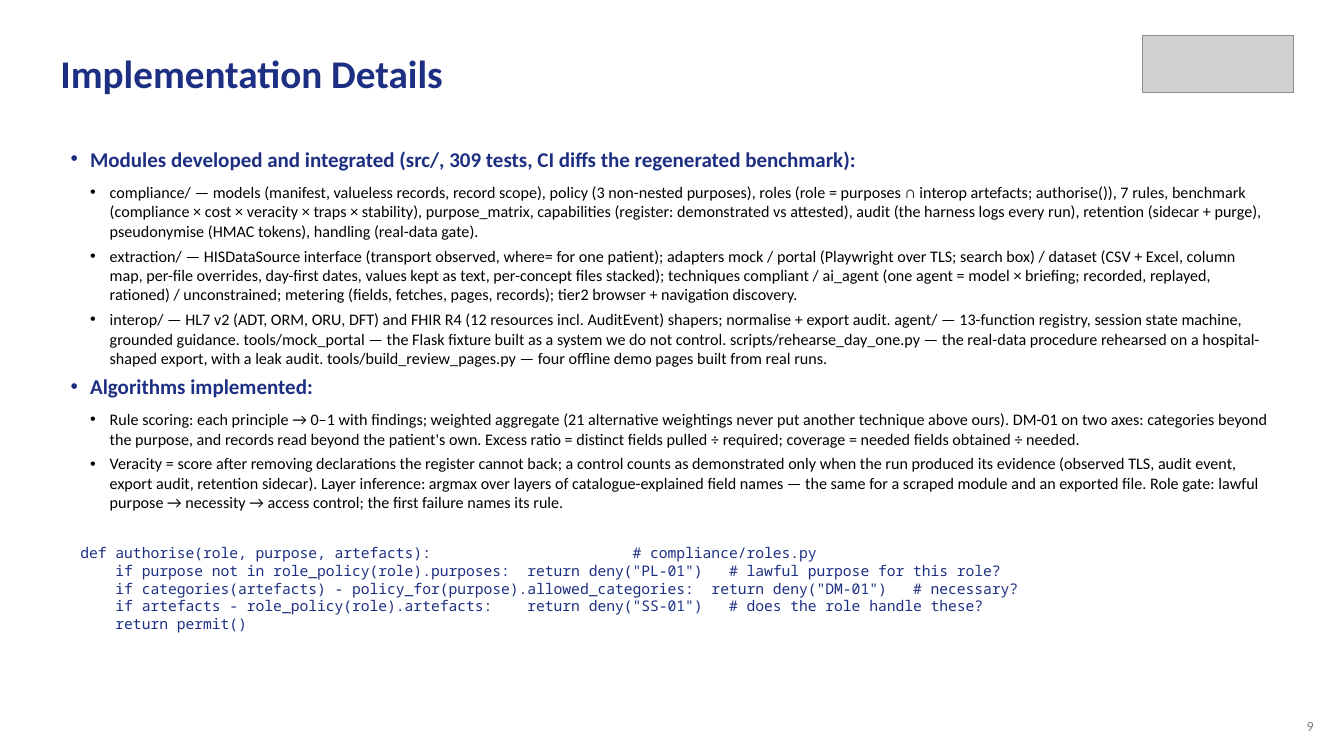
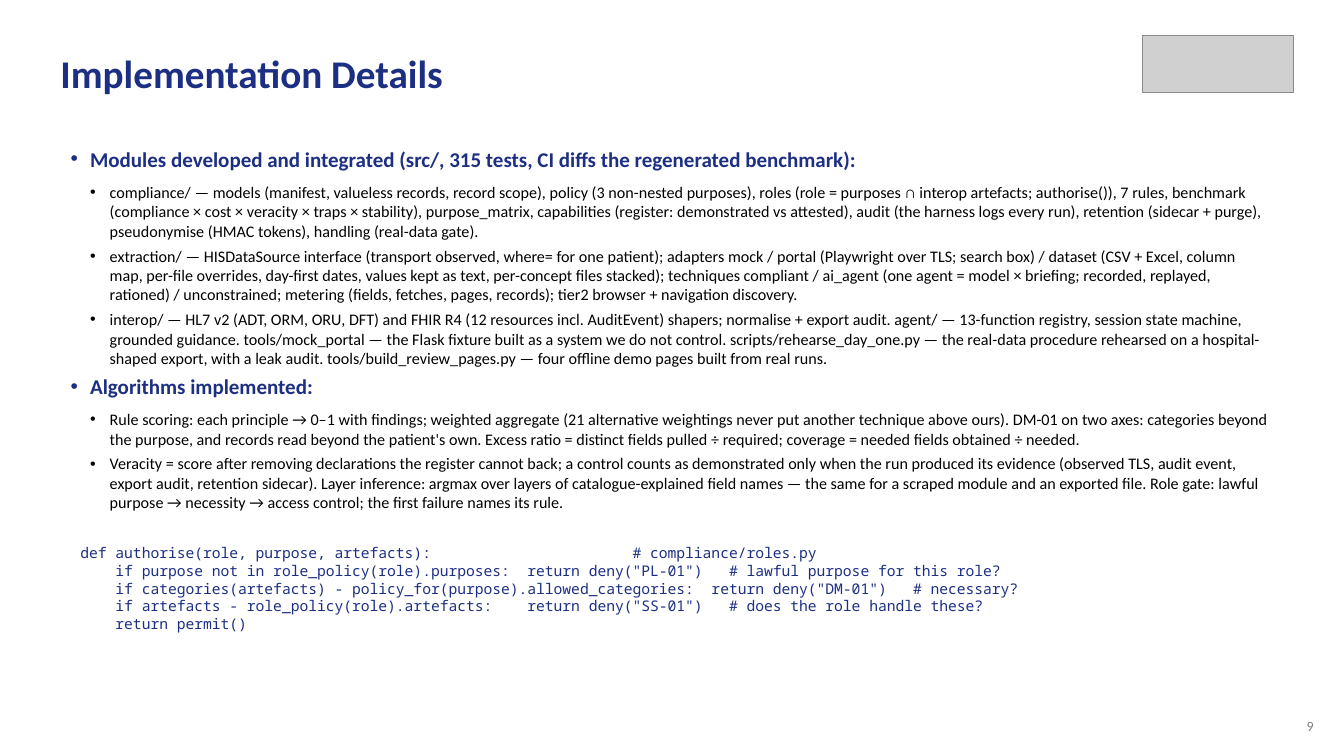
Before and after one commit to KAnanyaK/his-scraping-dpdp-project, a slide deck: slide 8 of Review-II.pptx (slide 9 before the commit). Drawn at 1344x756 pixels with LibreOffice and Linux fonts; fonts in the diff are those of the drawing; grey boxes stand for pictures. Boxes give left, top, right and bottom in pixels: in the first picture for what was removed or moved away, otherwise in the second. Text is boxed around its words. In the diff, an @@ line names an element or a change of style, - is before the commit and + after.

```diff
--- a/Review-II.pptx
+++ b/Review-II.pptx
@@ text at <box>90,151,855,171</box>: text changed @@
-• Modules developed and integrated (src/, 309 tests, CI diffs the regenerated benchmark):
+• Modules developed and integrated (src/, 315 tests, CI diffs the regenerated benchmark):
```
Also in this commit, not shown: 2 other slides changed, 1 slide removed, 6 other files.
